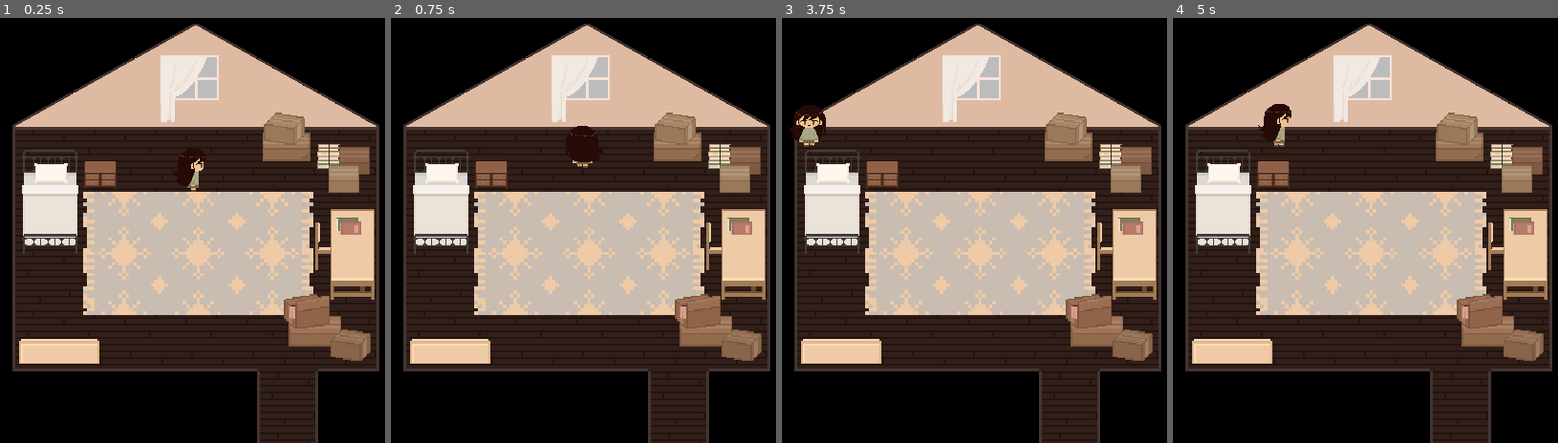
Above: before the commit, frames 1-4 (left to right).
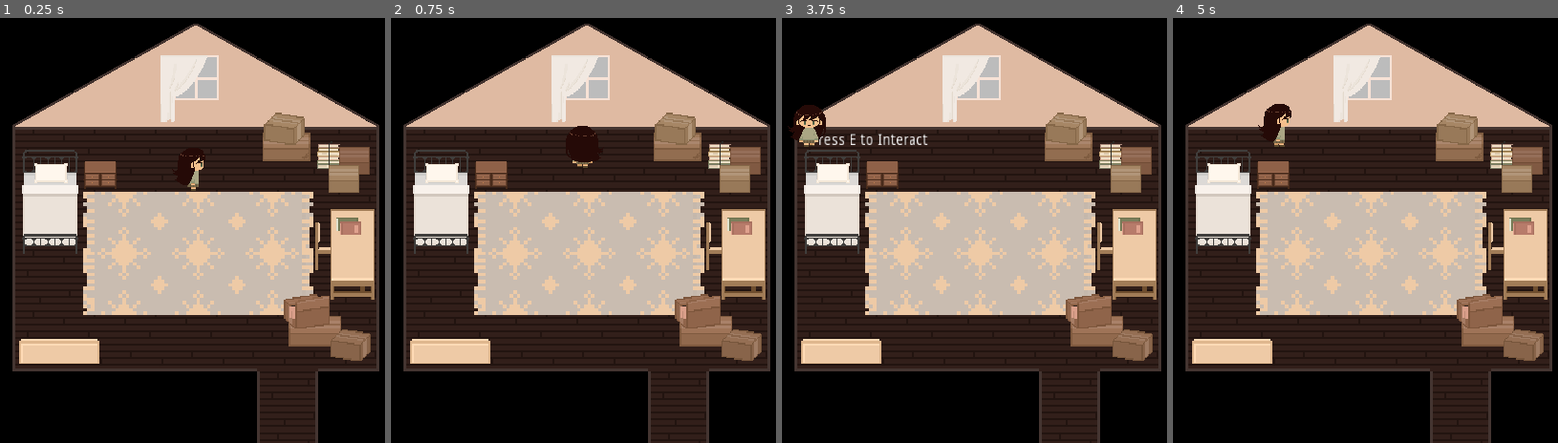
Above: after the commit, the same moments.

Repository: yashdhanore/Project_Attic_1.0
Game: Godot game, scene res://Stage1.tscn
Same seed, same stepped clock (60 frames per second), same inputs: the game is played once before the commit and once after it.
Inputs:
- Up to frame 1 (0.25 s): no input
- Up to frame 2 (0.75 s): tap Enter at 0.5 s; hold Up (ui_up) from 0.53 s (still down); hold E (action) from 0.53 s (still down)
- Up to frame 3 (3.75 s): tap Space at 1.25 s; release E (action) at 1.28 s; tap E (action) at 1.35, 2.85 s; tap Enter at 2 s; release Up (ui_up) at 2.03 s; hold E (action) 2.03-2.78 s; hold Left (ui_left) 2.03-3.53 s; hold Down (ui_down) from 3.53 s (still down); hold E (action) from 3.53 s (still down)
- Up to frame 4 (5 s): release Down (ui_down) at 4.28 s; release E (action) at 4.28 s; hold Right (ui_right) from 4.28 s (still down); tap E (action) at 4.35 s

The runs differ from the first frame. In frame 1, less than 0.1% of the frame differs, in the area x 46-54%, y 31-41%; in frame 2, nothing differs; in frame 3, 0.3%, in the area x 9-38%, y 27-30%; in frame 4, nothing differs.

Commit message:
Added Interaction - Label displayed when near bed

Diff:
--- a/Stage1.tscn
+++ b/Stage1.tscn
@@ -271,6 +271,7 @@
 tile_data = PoolIntArray( 0, 0, 0, 1, 0, 0, 2, 0, 0, 3, 0, 0, 4, 0, 0, 5, 0, 0, 196608, 1, 0, 196609, 1, 0, 196610, 1, 0, 196611, 1, 0, 196613, 1, 0, 262148, 2, 0, 327684, 2, 0 )
 
 [node name="furniture for attic" type="StaticBody2D" parent="."]
+collision_layer = 5
 
 [node name="bed" type="Sprite" parent="furniture for attic"]
 position = Vector2( 34.3861, 140.709 )
@@ -285,6 +286,19 @@
 position = Vector2( -1.52588e-05, -2.14302 )
 scale = Vector2( 1, 1 )
 polygon = PoolVector2Array( -14.2555, -13.9594, -39.167, -53.358, 12.6028, -53.7483, 13.6728, 40.6513, 11.5328, 40.3302, 1.54639, 40.3302, -35.9027, 40.6513, -38.3993, 40.9724, -40.1826, 40.6513, -39.4693, -54.0694 )
+
+[node name="Label" type="Label" parent="furniture for attic/bed/StaticBody2D"]
+visible = false
+margin_left = -42.8382
+margin_top = -69.4947
+margin_right = 82.1618
+margin_bottom = -55.4947
+text = "*Press E to Interact"
+align = 1
+valign = 1
+__meta__ = {
+"_edit_use_anchors_": false
+}
 
 [node name="dresser" type="Sprite" parent="furniture for attic"]
 modulate = Color( 0.941176, 0.796078, 0.796078, 1 )
@@ -451,6 +465,7 @@
 shape = SubResource( 17 )
 
 [node name="Player" parent="." instance=ExtResource( 2 )]
+position = Vector2( 173, 98.5546 )
 
 [node name="StaticBody2D2" type="StaticBody2D" parent="."]
 visible = false
--- a/bed.gd
+++ b/bed.gd
@@ -1,8 +1,11 @@
 extends Interactive
+
+func onEnter():
+	$Label.show()
 
 func onInput(event: InputEvent):
 	if event.is_action_pressed("action"):
 		print("Hello")
 
 func onExit():
-	print("Bye")
+	$Label.hide()
--- a/project.godot
+++ b/project.godot
@@ -97,6 +97,12 @@
  ]
 }
 
+[layer_names]
+
+2d_physics/layer_1="Background"
+2d_physics/layer_2="Furniture"
+2d_physics/layer_3="InteractiveFurniture"
+
 [physics]
 
 common/enable_pause_aware_picking=true
